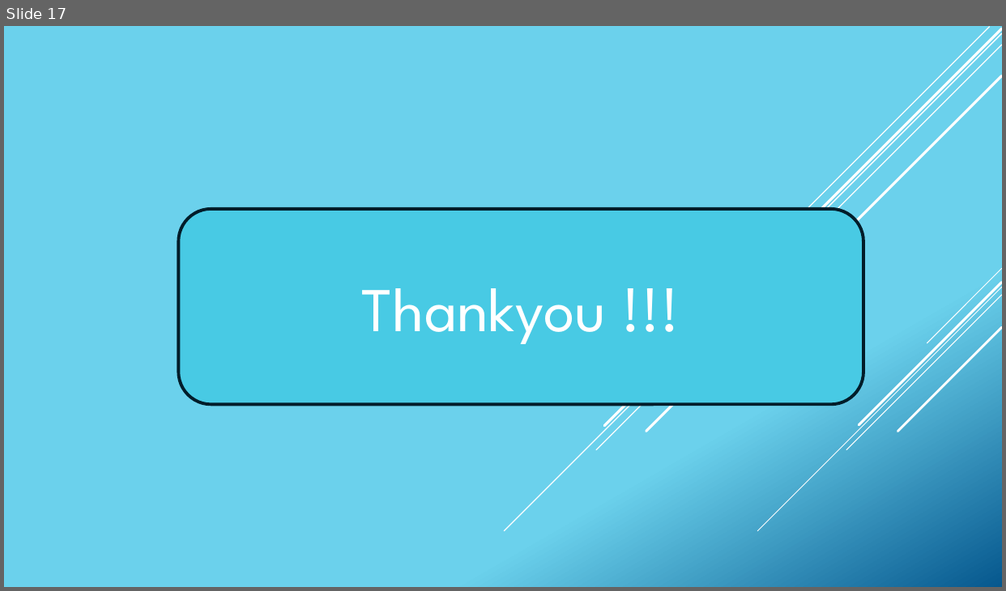
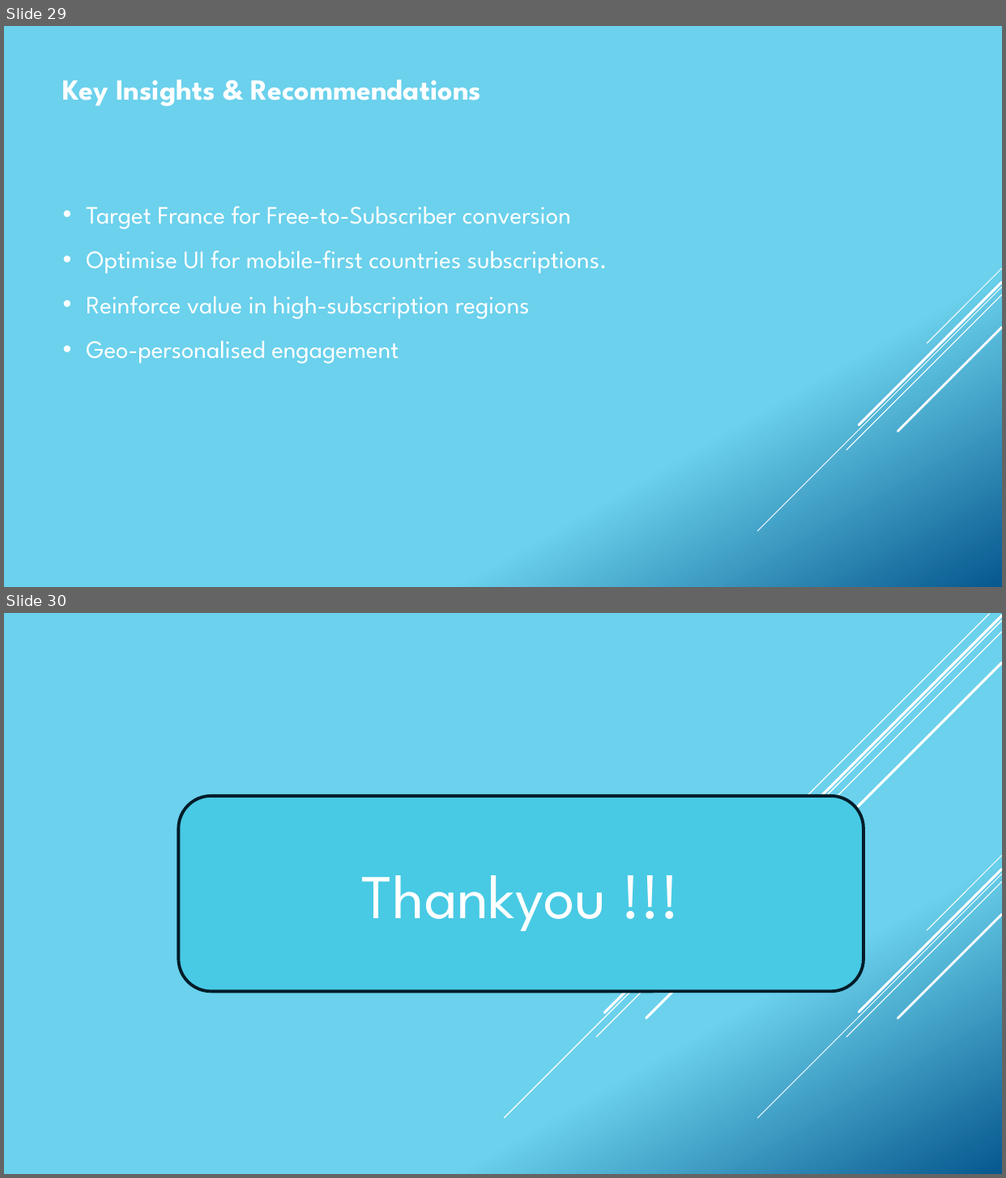
Before and after one commit to fivelidz/data-analytics-project, a slide deck: presentation/Presentation_Laura.pptx. Shown one above the other, each under a label of ours: slide 17 before the commit, slides 29 and 30 after it. The pictures are 1006x591 and 1006x1178 pixels, drawn with LibreOffice and Linux fonts; fonts in the diff are those of the drawing. Boxes give left, top, right and bottom in pixels: in the first picture for what was removed or moved away, otherwise in the second. Text is boxed around its words. In the diff, an @@ line names an element or a change of style, - is before the commit and + after.

```diff
--- a/presentation/Presentation_Laura.pptx
+++ b/presentation/Presentation_Laura.pptx
@@ slide 29 added at (4,26,1002,587), background gradient #6ED2EB to #06588E; not listed: 5 template elements that a slide beside it also shows @@
@@ text added at (63,79,482,106), 28 pt, text #FFFFFF, bold @@
+Key Insights & Recommendations
@@ text added at (86,206,607,364), 24 pt, text #FFFFFF @@
+• Target France for Free-to-Subscriber conversion
+• Optimise UI for mobile-first countries subscriptions.
+• Reinforce value in high-subscription regions
+• Geo-personalised engagement
@@ what was slide 17 is now slide 30 @@
```
Also in this commit, not shown: 12 other slides added, 2 other files.
